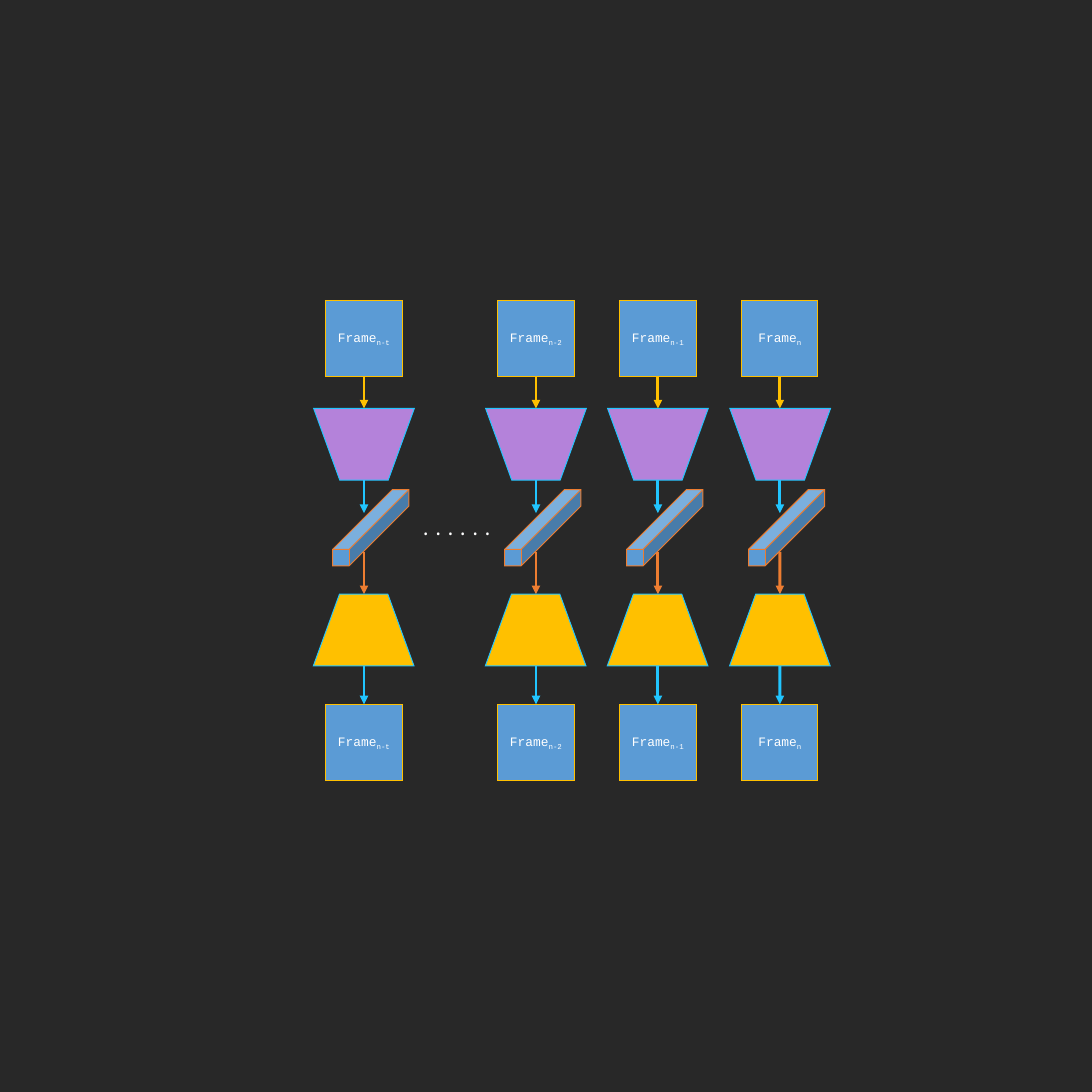
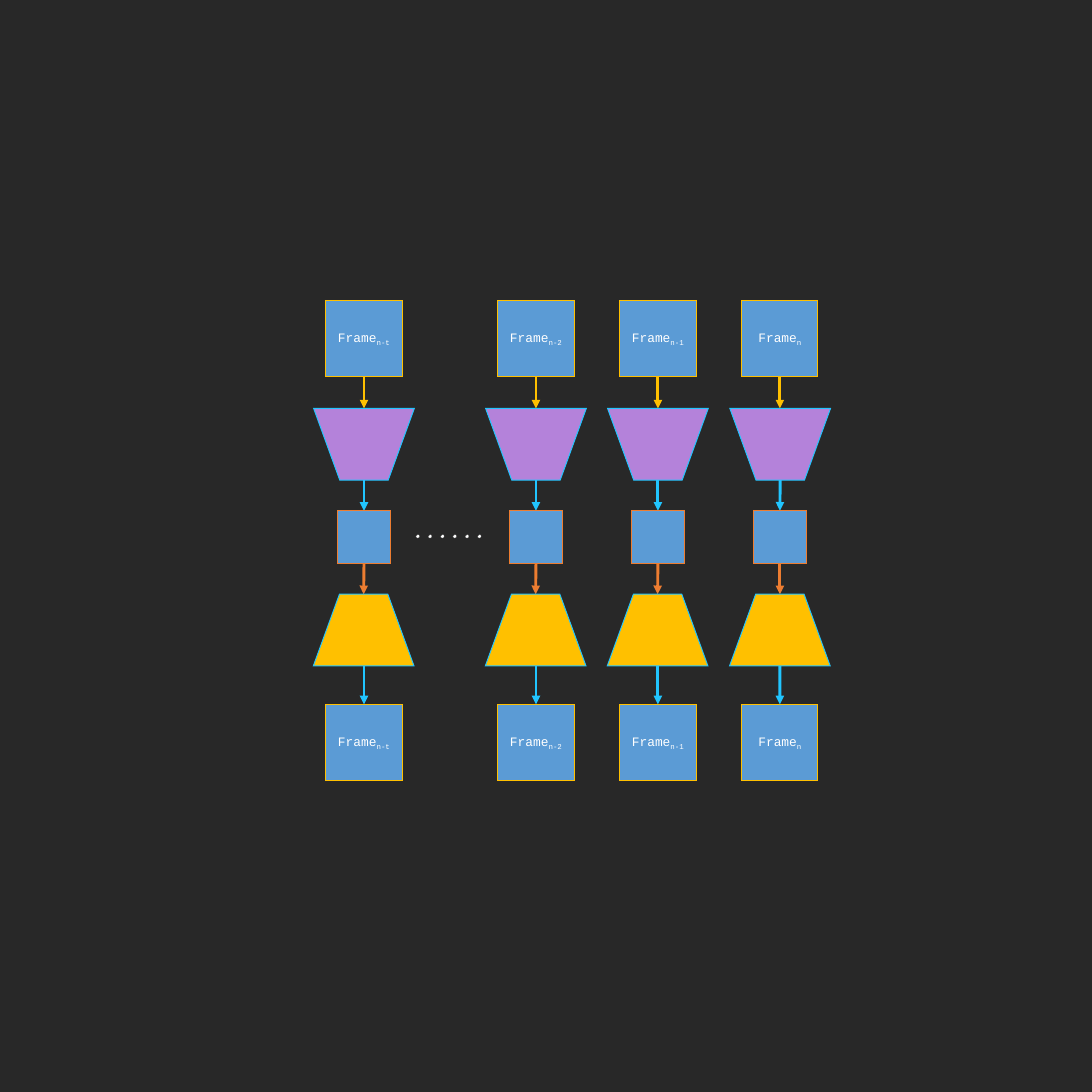
Before and after one commit to toonnyy8/ncku, a slide deck: slide 1 of dl2020/medium/img.pptx (slide 2 before the commit). Drawn at 1092x1092 pixels with LibreOffice and Linux fonts; fonts in the diff are those of the drawing. Boxes give left, top, right and bottom in pixels: in the first picture for what was removed or moved away, otherwise in the second. Text is boxed around its words. In the diff, an @@ line names an element or a change of style, - is before the commit and + after.

```diff
--- a/dl2020/medium/img.pptx
+++ b/dl2020/medium/img.pptx
@@ cube: place and size @@
-cube at <box>333,490,409,566</box>
+cube at <box>337,511,390,564</box>
@@ text "......": place and size @@
-text "......" at <box>412,508,502,546</box>
+text "......" at <box>404,511,493,549</box>
@@ text "......" at <box>404,511,493,549</box>: letter outline none to #282828 0.75 pt, bold on @@
@@ proportions changed in 4 elements at <box>337,511,390,564</box>, <box>632,511,684,564</box>, <box>754,511,806,564</box>, <box>509,511,562,564</box> @@
@@ cube: place and size @@
-cube at <box>505,490,581,566</box>
+cube at <box>509,511,562,564</box>
@@ cube: place and size @@
-cube at <box>626,490,703,566</box>
+cube at <box>632,511,684,564</box>
@@ cube: place and size @@
-cube at <box>748,490,825,566</box>
+cube at <box>754,511,806,564</box>
@@ arrow moved from (364, 552) - (364, 594) to (364, 564) - (364, 594) @@
@@ arrow moved from (536, 552) - (536, 594) to (536, 564) - (536, 594) @@
@@ arrow moved from (658, 552) - (658, 594) to (658, 564) - (658, 594) @@
@@ arrow moved from (780, 552) - (780, 594) to (780, 564) - (780, 594) @@
```
Also in this commit, not shown: 1 other slide changed, 4 slides added, 2 slides removed, 8 other files.
